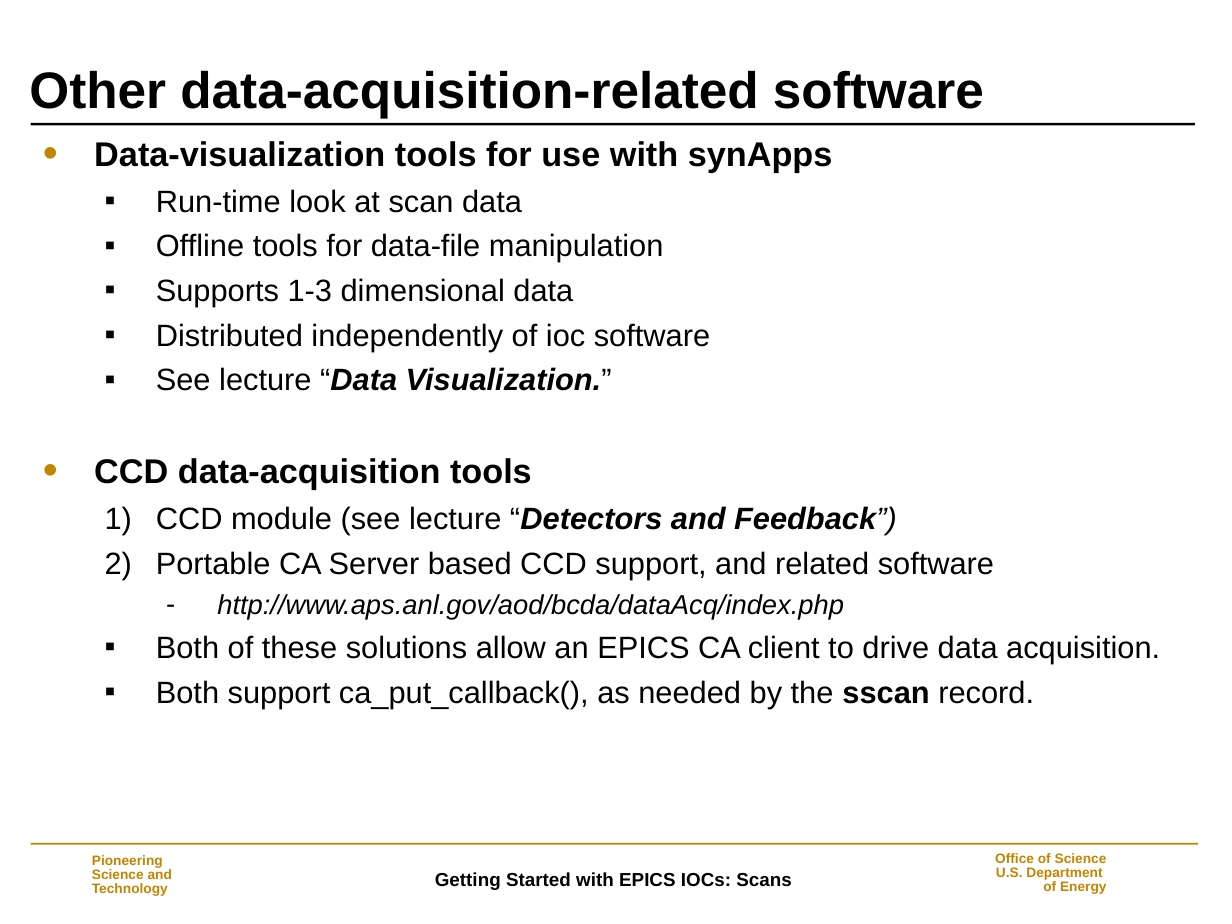
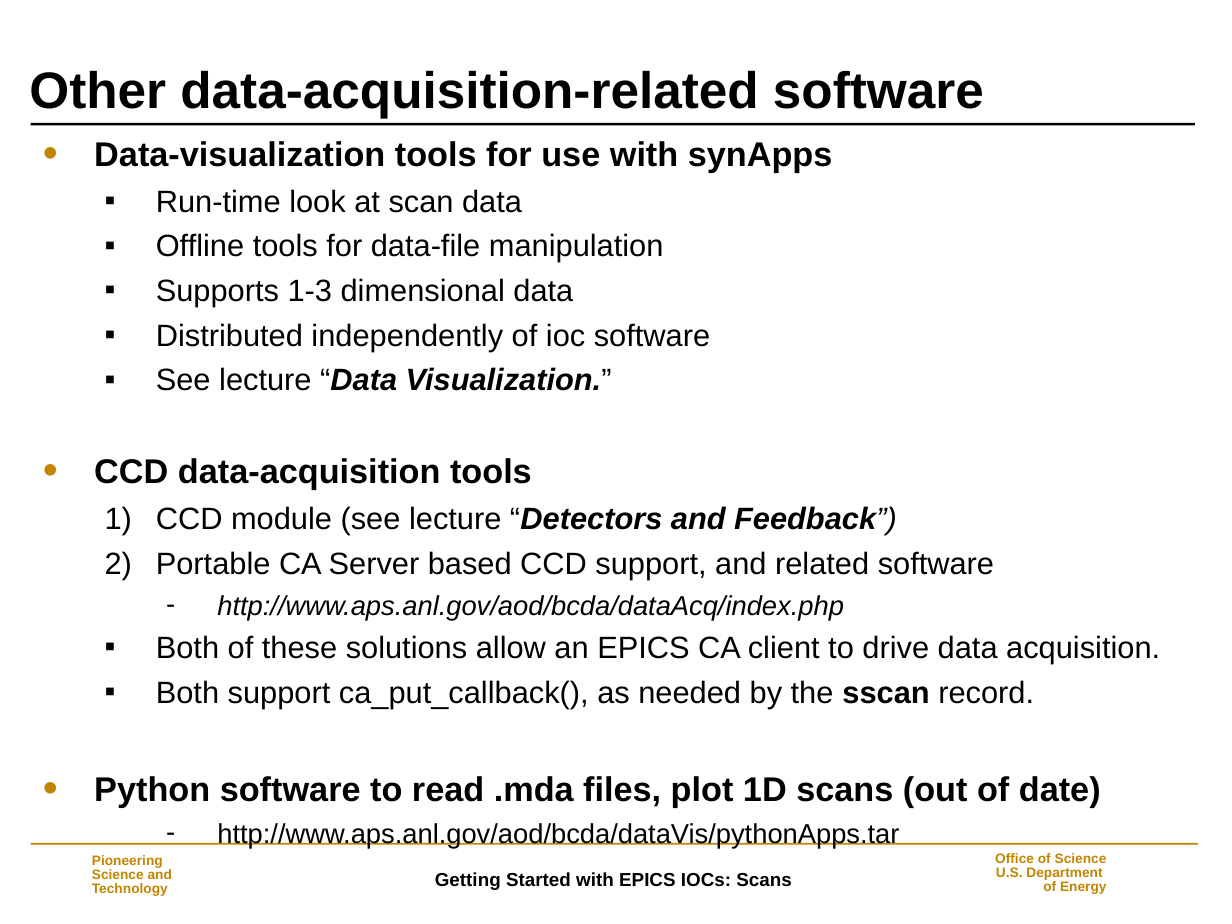
Before and after one commit to epics-modules/sscan, a slide deck: slide 30 of documentation/Scans.ppt. Drawn at 1232x924 pixels with LibreOffice and Linux fonts; fonts in the diff are those of the drawing; background and template pictures are left out. Boxes give left, top, right and bottom in pixels: in the first picture for what was removed or moved away, otherwise in the second. Text is boxed around its words. In the diff, an @@ line names an element or a change of style, - is before the commit and + after.

```diff
--- a/documentation/Scans.ppt
+++ b/documentation/Scans.ppt
@@ text at <box>94,776,1101,848</box>: paragraphs added @@
+• Python software to read .mda files, plot 1D scans (out of date)
+    – http://www.aps.anl.gov/aod/bcda/dataVis/pythonApps.tar
```
Also in this commit, not shown: 4 other slides changed.
